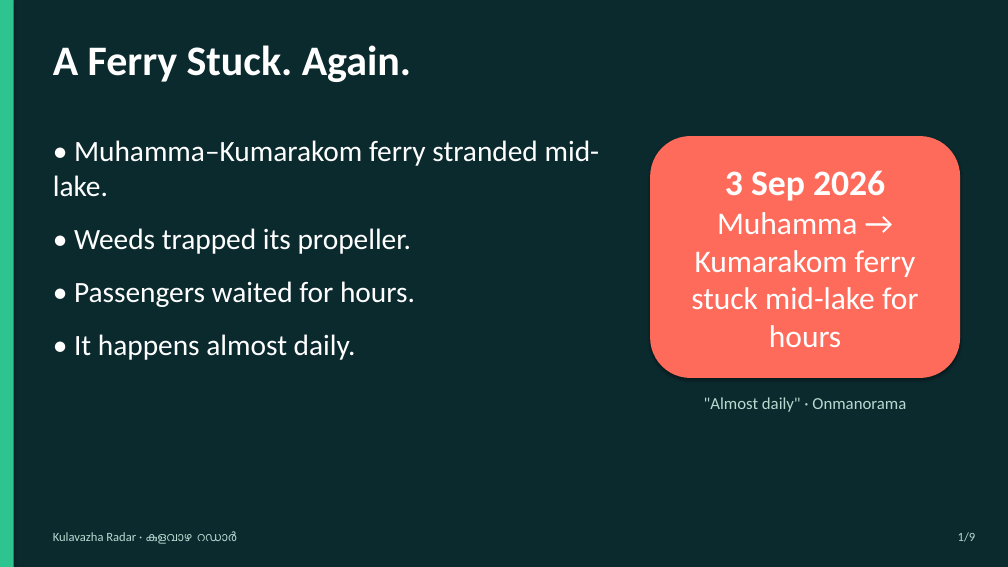
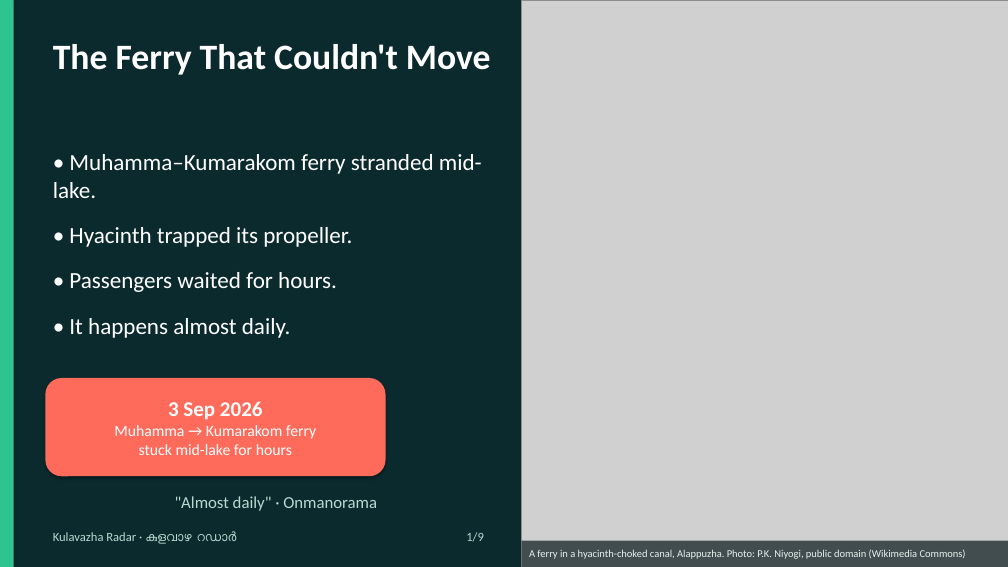
Before and after one commit to adamshamsudeen/kulavazha-radar, a slide deck: slide 1 of docs/pitch/kulavazha-radar-pitch-deck.pptx. Drawn at 1008x567 pixels with LibreOffice and Linux fonts; fonts in the diff are those of the drawing; grey boxes stand for pictures. Boxes give left, top, right and bottom in pixels: in the first picture for what was removed or moved away, otherwise in the second. Text is boxed around its words. In the diff, an @@ line names an element or a change of style, - is before the commit and + after.

```diff
--- a/docs/pitch/kulavazha-radar-pitch-deck.pptx
+++ b/docs/pitch/kulavazha-radar-pitch-deck.pptx
@@ picture added at [522, 0, 1008, 567] @@
@@ text at [53, 44, 491, 75]: text changed; size 40 to 34 pt @@
-A Ferry Stuck. Again.
+The Ferry That Couldn't Move
@@ text "• Muhamma–Kumarakom ferry stranded mid-lake.": place and size @@
-text "• Muhamma–Kumarakom ferry stranded mid-lake." at [53, 140, 600, 360]
+text "• Muhamma–Kumarakom ferry stranded mid-lake." at [53, 154, 482, 338]
@@ text at [53, 154, 482, 338]: size 28 to 22 pt in "• Muhamma–Kumarakom ferry stranded mid-lake.", "• Passengers waited for hours.", "• It happens almost daily." @@
@@ text at [69, 227, 352, 247]: text changed; size 28 to 22 pt @@
-• Weeds trapped its propeller.
+• Hyacinth trapped its propeller.
@@ rounded rectangle "3 Sep 2026": place and size @@
-rounded rectangle "3 Sep 2026" at [650, 136, 960, 378]
+rounded rectangle "3 Sep 2026" at [45, 378, 386, 476]
@@ rounded rectangle "3 Sep 2026" at [45, 378, 386, 476]: size 34 to 20 pt in "3 Sep 2026"; size 30 to 15 pt in "Muhamma → Kumarakom ferry", "stuck mid-lake for hours" @@
@@ text ""Almost daily" · Onmanorama": place and size @@
-text ""Almost daily" · Onmanorama" at [704, 397, 906, 412]
+text ""Almost daily" · Onmanorama" at [175, 496, 377, 511]
@@ text "1/9": place and size @@
-text "1/9" at [958, 532, 976, 542]
+text "1/9" at [466, 532, 484, 542]
@@ rectangle added at [522, 541, 1008, 567], fill #051618 at 70% opacity, 10 pt, text #E6F2EE @@
+A ferry in a hyacinth-choked canal, Alappuzha. Photo: P.K. Niyogi, public domain (Wikimedia Commons)
```
Also in this commit, not shown: 6 other slides changed, 1 other file.
